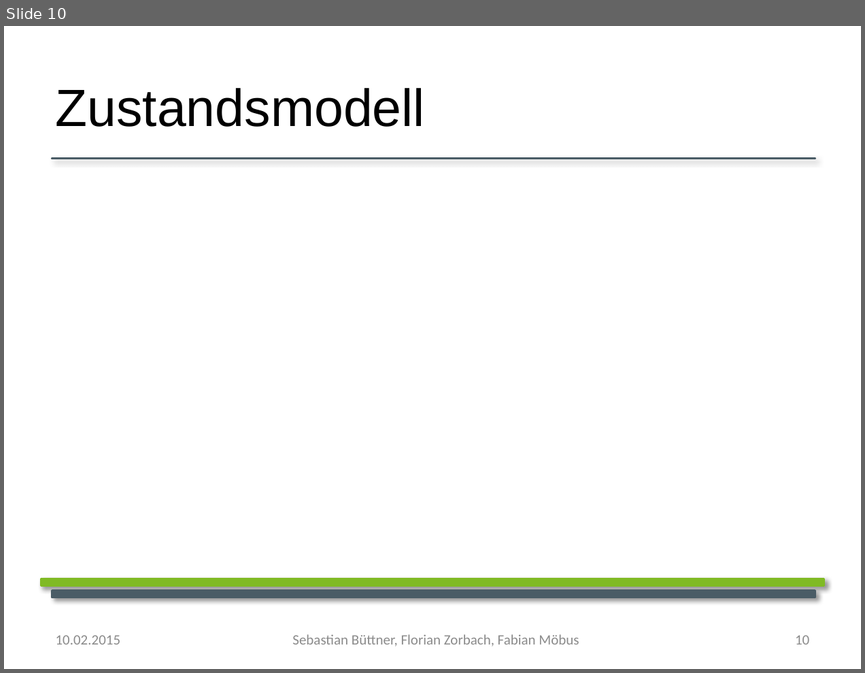
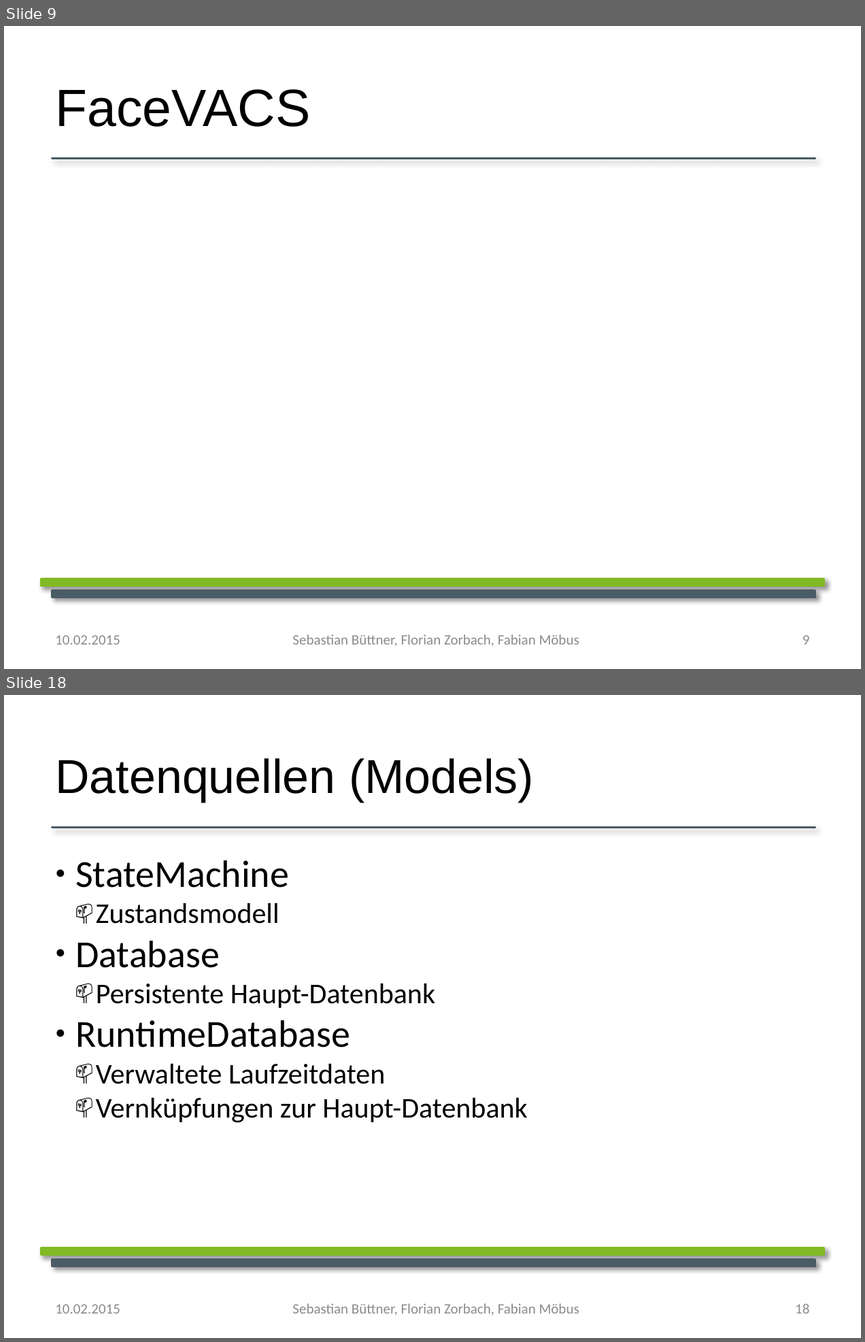
Before and after one commit to YoloSoftDE/YoloTrack, a slide deck: Documentation/Biometrie_praesentation.pptx. Shown one above the other, each under a label of ours: slide 10 before the commit, slides 9 and 18 after it; the slides between them are not shown. The pictures are 865x673 and 865x1342 pixels, drawn with LibreOffice and Linux fonts; fonts in the diff are those of the drawing; background and template pictures are left out. Boxes give left, top, right and bottom in pixels: in the first picture for what was removed or moved away, otherwise in the second. Text is boxed around its words. In the diff, an @@ line names an element or a change of style, - is before the commit and + after.

```diff
--- a/Documentation/Biometrie_praesentation.pptx
+++ b/Documentation/Biometrie_praesentation.pptx
@@ slide 18 added at [4,695,861,1338], background #FFFFFF; not listed: 3 template elements that a slide beside it also shows @@
@@ text added at [55,758,534,802], 40 pt, text #000000 @@
+Datenquellen (Models)
@@ text added at [75,860,527,1123], 24 pt, text #000000 @@
+● StateMachine
+  📫 Zustandsmodell
+● Database
+  📫 Persistente Haupt-Datenbank
+● RuntimeDatabase
+  📫 Verwaltete Laufzeitdaten
+  📫 Vernküpfungen zur Haupt-Datenbank
@@ text added at [55,1304,120,1313], 12 pt, text #8B8B8B @@
+10.02.2015
@@ text added at [292,1303,579,1315], 12 pt, text #8B8B8B @@
+Sebastian Büttner, Florian Zorbach, Fabian Möbus
@@ page number added at [795,1304,809,1313], 12 pt, text #8B8B8B @@
+18
@@ what was slide 10 is now slide 9 @@
@@ slide 9 changed as well @@
@@ text at [55,89,310,127]: text changed @@
-Zustandsmodell
+FaceVACS
@@ text "Sebastian Büttner, Florian Zorbach, Fabian ..." at [292,634,579,646]: text colour #8C8C8C to #8B8B8B @@
@@ page number at [802,635,810,644]: text changed; text colour #8C8C8C to #8B8B8B @@
-10
+9
```
Also in this commit, not shown: 11 other slides changed, 8 other slides added.
